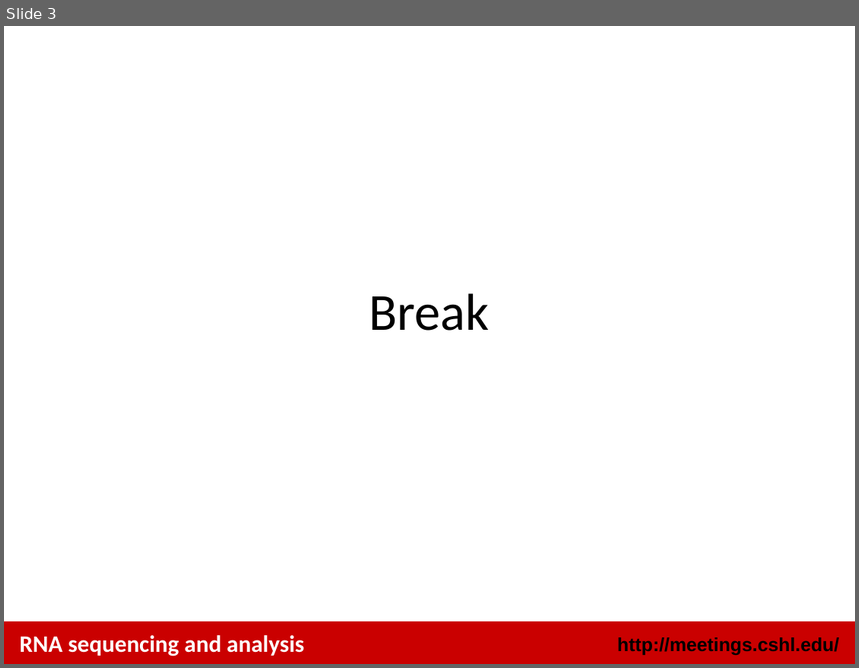
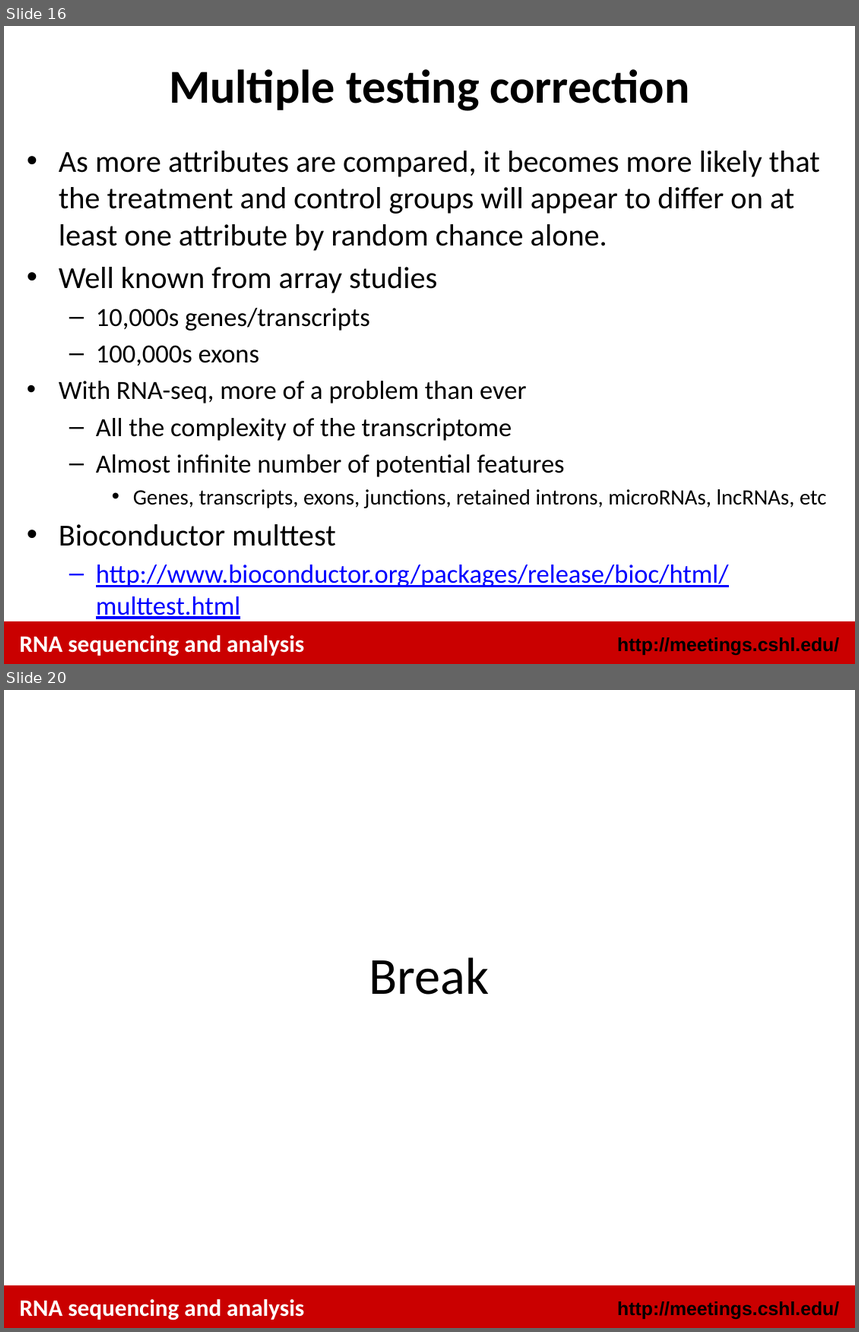
Before and after one commit to griffithlab/rnaseq_tutorial_wiki, a slide deck: LectureFiles/cshl/2016/RNASeq_Module3_Lecture.pptx. Shown one above the other, each under a label of ours: slide 3 before the commit, slides 16 and 20 after it; the slides between them are not shown. The pictures are 859x668 and 859x1332 pixels, drawn with LibreOffice and Linux fonts; fonts in the diff are those of the drawing. Boxes give left, top, right and bottom in pixels: in the first picture for what was removed or moved away, otherwise in the second. Text is boxed around its words. In the diff, an @@ line names an element or a change of style, - is before the commit and + after.

```diff
--- a/LectureFiles/cshl/2016/RNASeq_Module3_Lecture.pptx
+++ b/LectureFiles/cshl/2016/RNASeq_Module3_Lecture.pptx
@@ slide 16 added at box(4, 26, 855, 664), background #FFFFFF; not listed: 2 template elements that a slide beside it also shows @@
@@ title added at box(169, 69, 690, 111), 40 pt, text #000000, bold @@
+Multiple testing correction
@@ text added at box(59, 151, 827, 588), 22.2 pt, text #000000 @@
+• As more attributes are compared, it becomes more likely that the treatment and control groups will appear to differ on at least one attribute by random chance alone.
+• Well known from array studies
+  – 10,000s genes/transcripts
+  – 100,000s exons
+  • With RNA-seq, more of a problem than ever
+  – All the complexity of the transcriptome
+  – Almost infinite number of potential features
+    • Genes, transcripts, exons, junctions, retained introns, microRNAs, lncRNAs, etc
+• Bioconductor multtest
+  – http://www.bioconductor.org/packages/release/bioc/html/multtest.html
@@ text added at box(19, 636, 304, 657), 20 pt, text #FFFFFF, bold @@
+RNA sequencing and analysis
@@ what was slide 3 is now slide 20 @@
```
Also in this commit, not shown: 1 slide changed, 16 other slides added, 3 other files.
